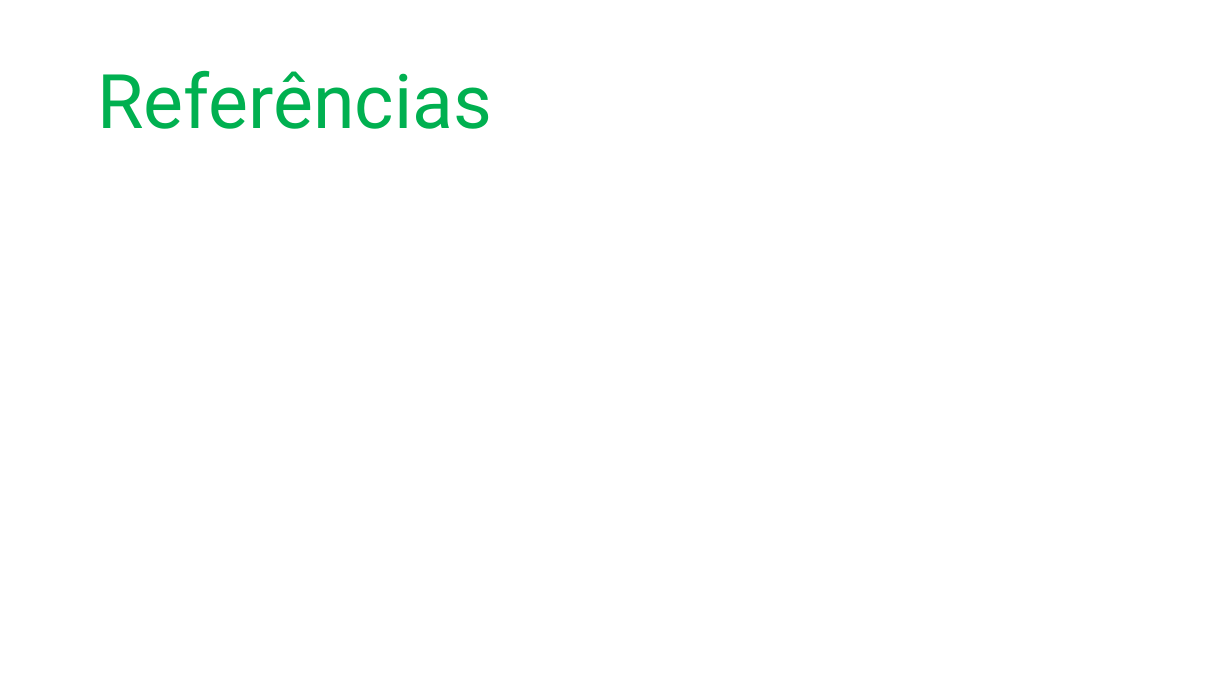
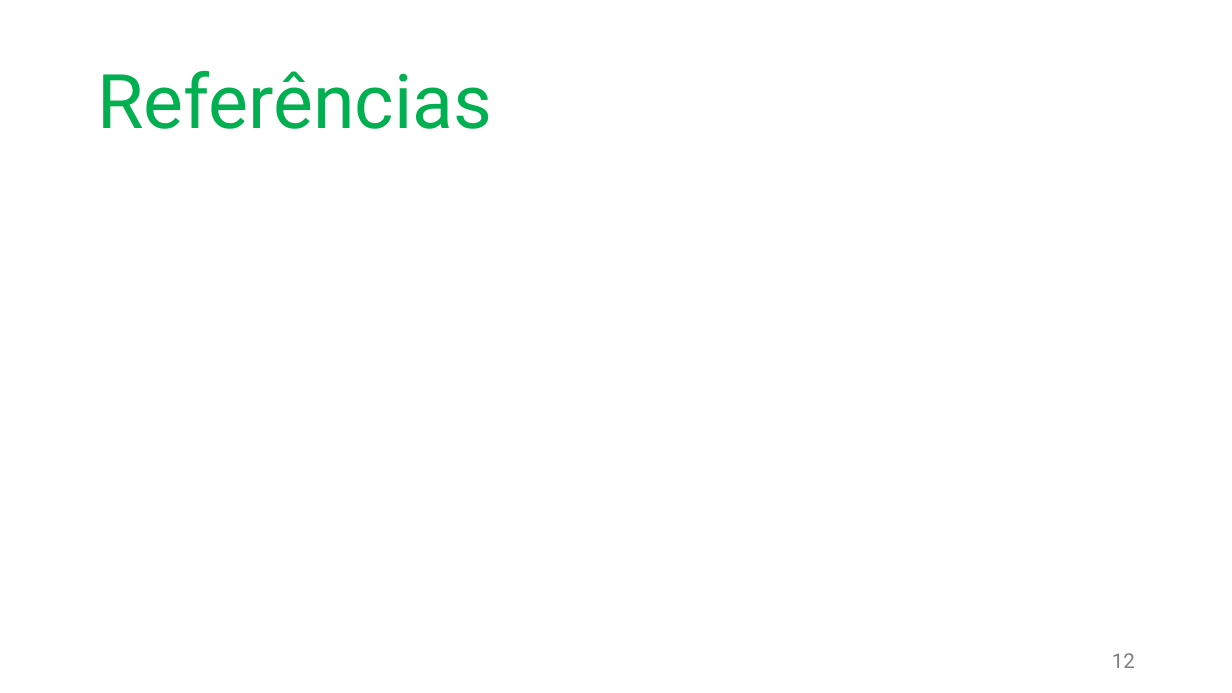
Before and after one commit to DarkDym/git-TCC, a slide deck: slide 12 of Documentacao/tcc_apresentacao.pptx (slide 10 before the commit). Drawn at 1232x693 pixels with LibreOffice and Linux fonts; fonts in the diff are those of the drawing; background and template pictures are left out. Boxes give left, top, right and bottom in pixels: in the first picture for what was removed or moved away, otherwise in the second. Text is boxed around its words. In the diff, an @@ line names an element or a change of style, - is before the commit and + after.

```diff
--- a/Documentacao/tcc_apresentacao.pptx
+++ b/Documentacao/tcc_apresentacao.pptx
@@ page number added at bbox=[1112, 653, 1135, 668], 12 pt, text #7F7F7F @@
+12
```
Also in this commit, not shown: 8 other slides changed, 2 slides added, 4 other files.
